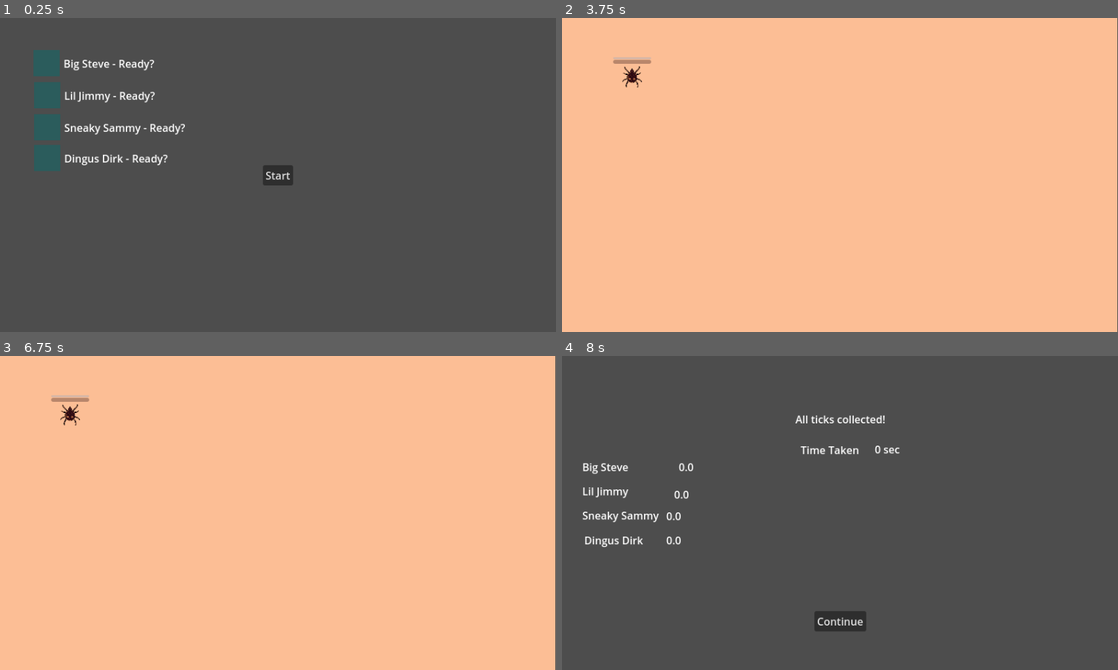
Above: before the commit, frames 1-4 (two rows, left to right).
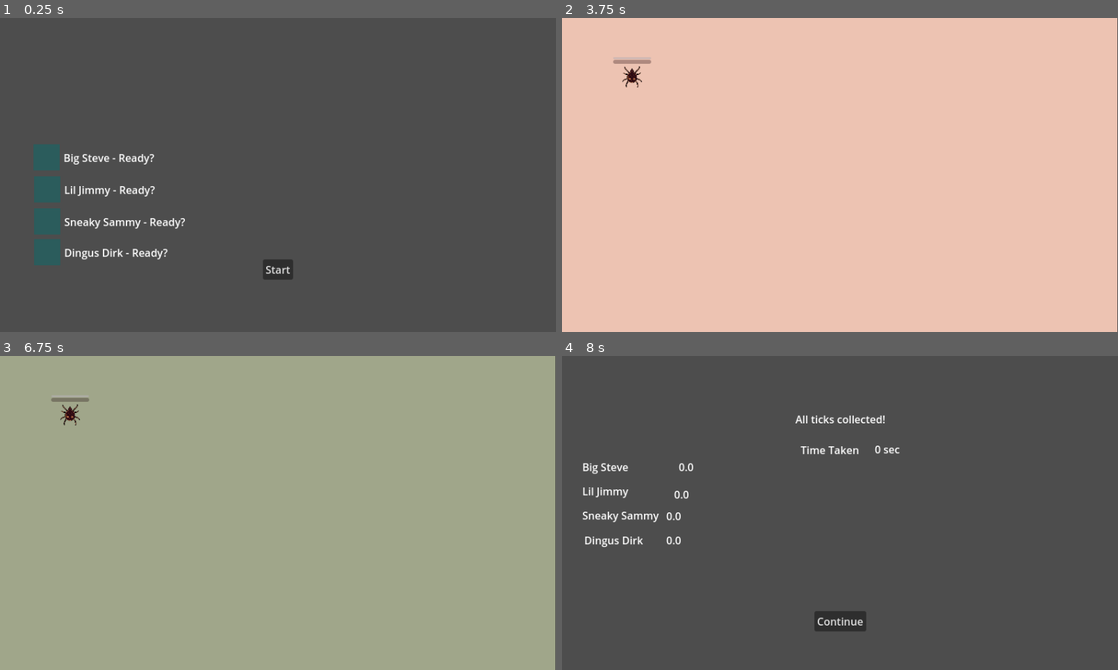
Above: after the commit, the same moments.

Repository: Topech/tick-souls
Game: Godot game, scene res://main_scene.tscn
Same seed, same stepped clock (60 frames per second), same inputs: the game is played once before the commit and once after it.
Inputs:
- Up to frame 1 (0.25 s): no input
- Up to frame 2 (3.75 s): click "Start" at 0.5 s; click "Start" at 1.25 s; click "Start" at 2 s; tap Enter (ui_accept) at 2.75, 3.02 s; hold P 2.78-3.5 s; click "Continue" at 3.5 s
- Up to frame 3 (6.75 s): tap Enter (ui_accept) at 4.25, 4.52, 5.75 s; tap P at 4.35 s; click "Continue" at 5 s; hold P 5.78-6.5 s; click "Continue" at 6.5 s
- Up to frame 4 (8 s): tap Enter (ui_accept) at 7.25, 7.52 s; tap P at 7.35 s

The runs differ from the first frame. In frame 1, 4.8% of the frame differs, in the area x 6-53%, y 10-84%; in frame 2, 100%; in frame 3, 100%, in the area x 0-100%, y 0-100%; in frame 4, nothing differs.

Commit message:
multiple backgrounds

Diff:
--- a/root_scenes/main_menu/main_menu.tscn
+++ b/root_scenes/main_menu/main_menu.tscn
@@ -26,9 +26,9 @@
 anchor_right = 0.5
 anchor_bottom = 0.5
 offset_left = -23.0
-offset_top = -15.5
+offset_top = 129.0
 offset_right = 23.0
-offset_bottom = 15.5
+offset_bottom = 160.0
 grow_horizontal = 2
 grow_vertical = 2
 text = "Start"
@@ -36,9 +36,9 @@
 [node name="PlayerIndicator1" type="ColorRect" parent="."]
 layout_mode = 0
 offset_left = 51.0
-offset_top = 49.0
+offset_top = 193.0
 offset_right = 91.0
-offset_bottom = 89.0
+offset_bottom = 233.0
 color = Color(0.440979, 0.440979, 0.440979, 1)
 script = ExtResource("3_sy3t8")
 player_id = 1
@@ -60,9 +60,9 @@
 [node name="PlayerIndicator2" type="ColorRect" parent="."]
 layout_mode = 0
 offset_left = 52.0
-offset_top = 98.0
+offset_top = 242.0
 offset_right = 92.0
-offset_bottom = 138.0
+offset_bottom = 282.0
 color = Color(0.440979, 0.440979, 0.440979, 1)
 script = ExtResource("3_sy3t8")
 player_id = 2
@@ -84,9 +84,9 @@
 [node name="PlayerIndicator3" type="ColorRect" parent="."]
 layout_mode = 0
 offset_left = 52.0
-offset_top = 147.0
+offset_top = 291.0
 offset_right = 92.0
-offset_bottom = 187.0
+offset_bottom = 331.0
 color = Color(0.440979, 0.440979, 0.440979, 1)
 script = ExtResource("3_sy3t8")
 player_id = 3
@@ -108,9 +108,9 @@
 [node name="PlayerIndicator4" type="ColorRect" parent="."]
 layout_mode = 0
 offset_left = 52.0
-offset_top = 194.0
+offset_top = 338.0
 offset_right = 92.0
-offset_bottom = 234.0
+offset_bottom = 378.0
 color = Color(0.440979, 0.440979, 0.440979, 1)
 script = ExtResource("3_sy3t8")
 player_id = 4
--- /dev/null
+++ b/root_scenes/round/backgrounds/crap_skin_color.tscn
@@ -0,0 +1,9 @@
+[gd_scene load_steps=2 format=3 uid="uid://djaye3edy1wd5"]
+
+[sub_resource type="CanvasTexture" id="CanvasTexture_ig7tw"]
+
+[node name="CrapSkinColor" type="TextureRect"]
+modulate = Color(0.988033, 0.746327, 0.584283, 1)
+offset_right = 847.0
+offset_bottom = 481.0
+texture = SubResource("CanvasTexture_ig7tw")
--- /dev/null
+++ b/root_scenes/round/backgrounds/crap_skin_color_2.tscn
@@ -0,0 +1,9 @@
+[gd_scene load_steps=2 format=3 uid="uid://bifayyhudopdi"]
+
+[sub_resource type="CanvasTexture" id="CanvasTexture_ig7tw"]
+
+[node name="CrapSkinColor2" type="TextureRect"]
+modulate = Color(0.930586, 0.763372, 0.698369, 1)
+offset_right = 847.0
+offset_bottom = 481.0
+texture = SubResource("CanvasTexture_ig7tw")
--- /dev/null
+++ b/root_scenes/round/backgrounds/lizard_skin_color.tscn
@@ -0,0 +1,9 @@
+[gd_scene load_steps=2 format=3 uid="uid://cqef7kj40c3xm"]
+
+[sub_resource type="CanvasTexture" id="CanvasTexture_ig7tw"]
+
+[node name="LizardSkinColor" type="TextureRect"]
+modulate = Color(0.626238, 0.651553, 0.540866, 1)
+offset_right = 847.0
+offset_bottom = 481.0
+texture = SubResource("CanvasTexture_ig7tw")
--- a/root_scenes/round/round.gd
+++ b/root_scenes/round/round.gd
@@ -14,6 +14,17 @@
 func _ready() -> void:
 	$TweezerSpawnTimer.wait_time = 5
 	$TweezerSpawnTimer.start()
+
+	var backgrounds = [
+		$CrapSkinColor,
+		$CrapSkinColor2,
+		$LizardSkinColor,
+	]
+
+	var chosen_bg_ii: int = round((len(backgrounds) - 1) * randf())
+	for ii in range(len(backgrounds)):
+		var background = backgrounds[ii]
+		background.visible = bool(ii == chosen_bg_ii)
 
 
 func _on_tweezers_tweezed_player(player: Player) -> void:
--- a/root_scenes/round/round.tscn
+++ b/root_scenes/round/round.tscn
@@ -1,10 +1,11 @@
-[gd_scene load_steps=7 format=3 uid="uid://ll1pmd436rgx"]
+[gd_scene load_steps=9 format=3 uid="uid://ll1pmd436rgx"]
 
 [ext_resource type="Script" uid="uid://c3s7xjasqsoxb" path="res://root_scenes/round/round.gd" id="1_v6yer"]
 [ext_resource type="Script" uid="uid://7vw62jfhqglr" path="res://root_scenes/round/player_spawner.gd" id="2_j0dvr"]
+[ext_resource type="PackedScene" uid="uid://bifayyhudopdi" path="res://root_scenes/round/backgrounds/crap_skin_color_2.tscn" id="2_k4tbe"]
+[ext_resource type="PackedScene" uid="uid://djaye3edy1wd5" path="res://root_scenes/round/backgrounds/crap_skin_color.tscn" id="2_on8o6"]
+[ext_resource type="PackedScene" uid="uid://cqef7kj40c3xm" path="res://root_scenes/round/backgrounds/lizard_skin_color.tscn" id="3_on8o6"]
 [ext_resource type="Script" uid="uid://pse7mut484yx" path="res://root_scenes/round/player_container.gd" id="3_y8in6"]
-
-[sub_resource type="CanvasTexture" id="CanvasTexture_ig7tw"]
 
 [sub_resource type="RectangleShape2D" id="RectangleShape2D_0xm2m"]
 size = Vector2(20, 480)
@@ -15,11 +16,13 @@
 [node name="Round" type="Node2D"]
 script = ExtResource("1_v6yer")
 
-[node name="CrapSkinColour" type="TextureRect" parent="."]
-modulate = Color(0.988033, 0.746327, 0.584283, 1)
-offset_right = 847.0
-offset_bottom = 481.0
-texture = SubResource("CanvasTexture_ig7tw")
+[node name="CrapSkinColor" parent="." instance=ExtResource("2_on8o6")]
+
+[node name="CrapSkinColor2" parent="." instance=ExtResource("2_k4tbe")]
+visible = false
+
+[node name="LizardSkinColor" parent="." instance=ExtResource("3_on8o6")]
+visible = false
 
 [node name="Wall" type="StaticBody2D" parent="."]
 
